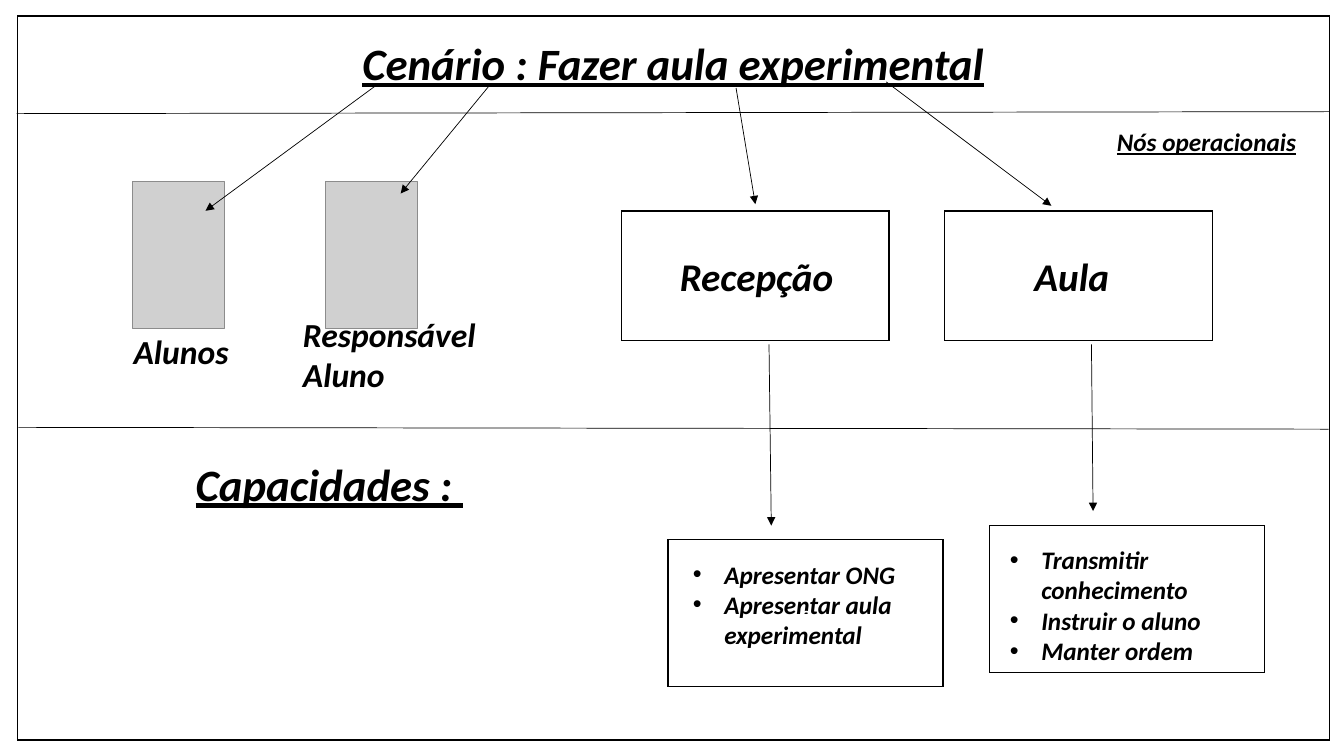
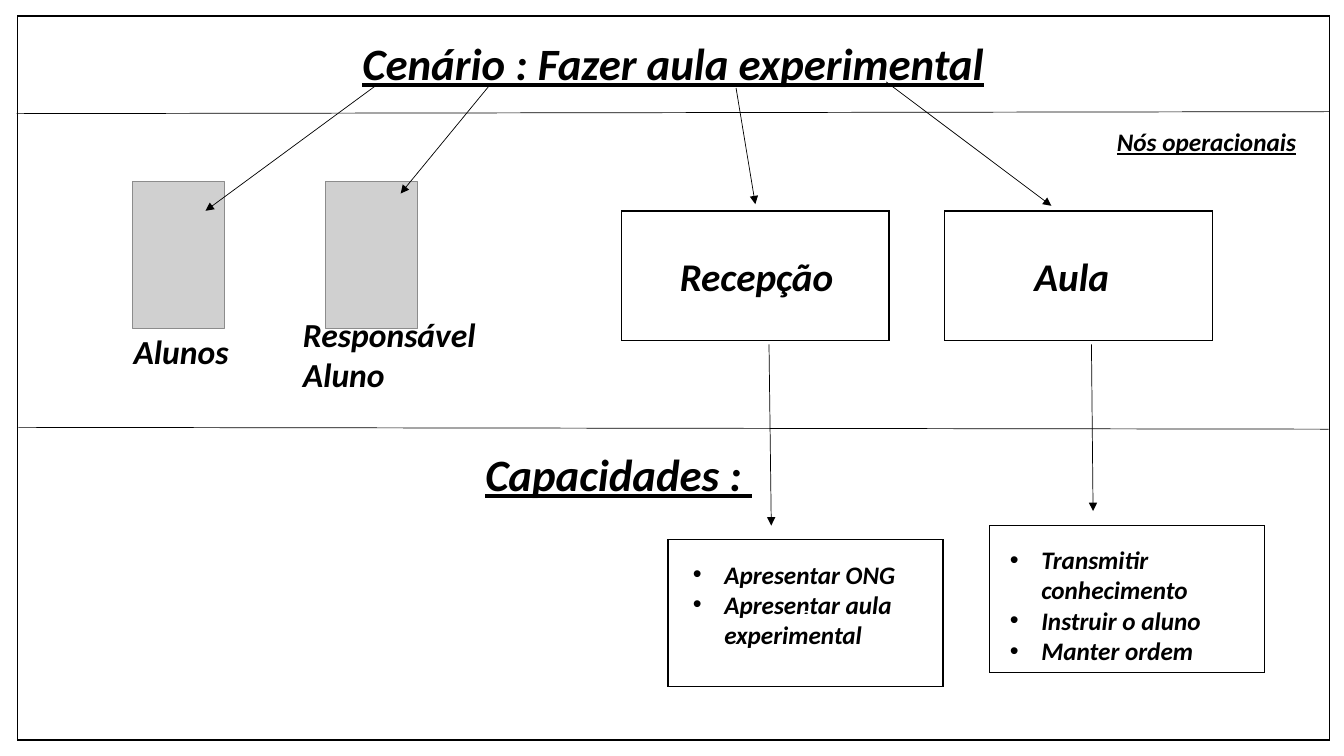
Before and after one commit to Ney-Rocha/OPE-3-semestre, a slide deck: slide 3 of cenario_de_negocio.pptx. Drawn at 1344x756 pixels with LibreOffice and Linux fonts; fonts in the diff are those of the drawing; grey boxes stand for pictures. Boxes give left, top, right and bottom in pixels: in the first picture for what was removed or moved away, otherwise in the second. Text is boxed around its words. In the diff, an @@ line names an element or a change of style, - is before the commit and + after.

```diff
--- a/cenario_de_negocio.pptx
+++ b/cenario_de_negocio.pptx
@@ text "Capacidades :": place and size @@
-text "Capacidades :" at bbox=[196, 469, 430, 508]
+text "Capacidades :" at bbox=[485, 459, 719, 498]
```
Also in this commit, not shown: 8 other slides changed, 7 slides added, 2 slides removed.
